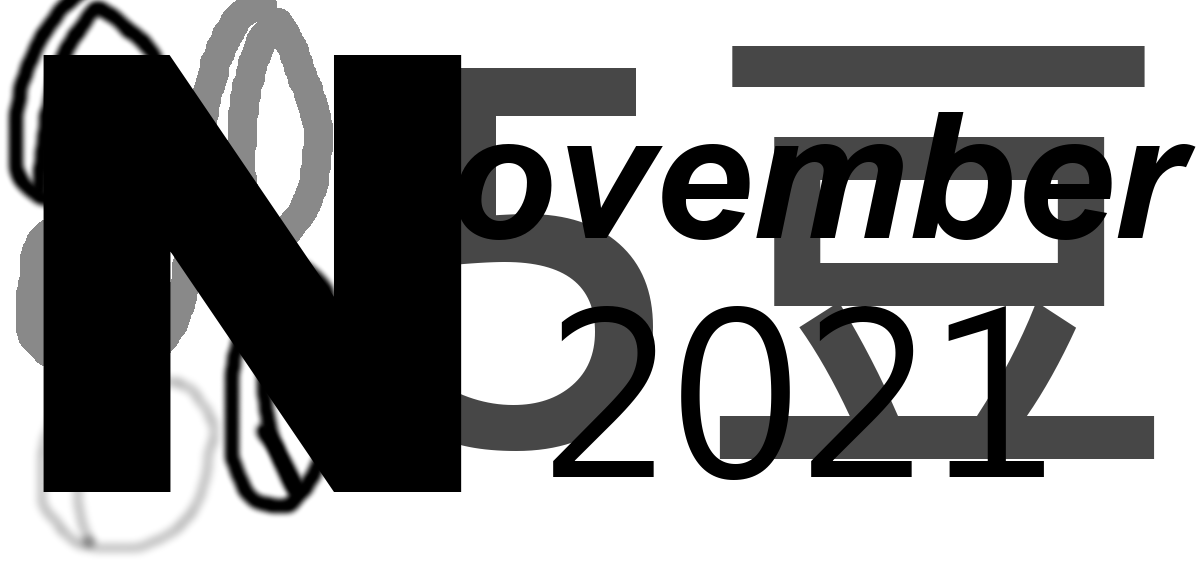
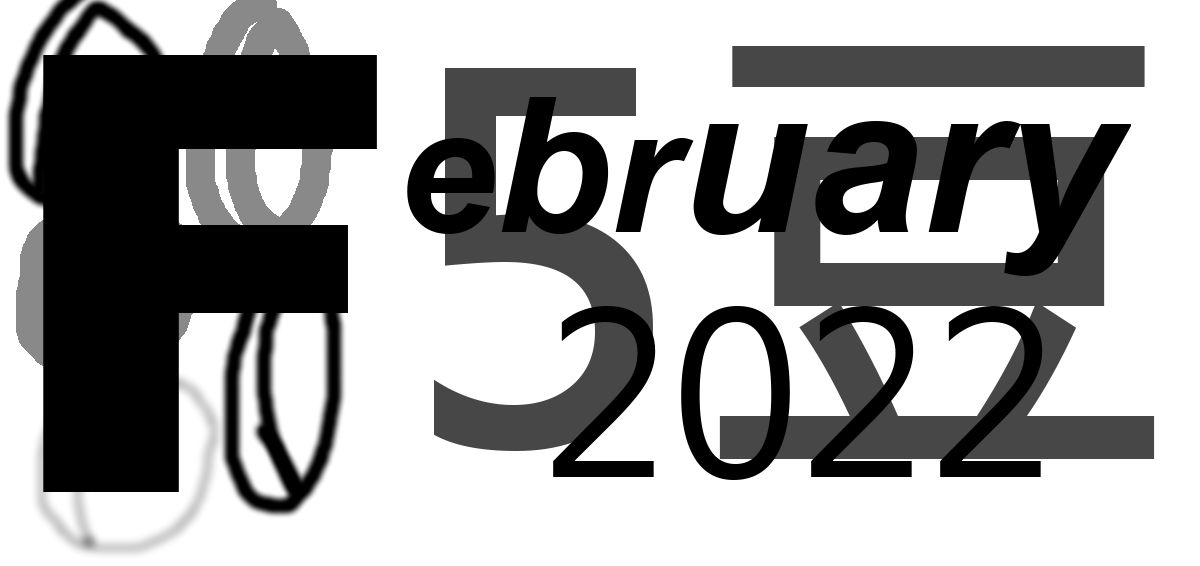
Layered file, before and after one edit (1200 x 566). Changes by layer:
renamed "ovember" to "ebruary", painted on it over left=407, top=97, right=1196, bottom=276
renamed "2021" to "20221", painted on it over left=940, top=306, right=1044, bottom=477
renamed "N" to "F", painted on it over left=43, top=55, right=462, bottom=492
